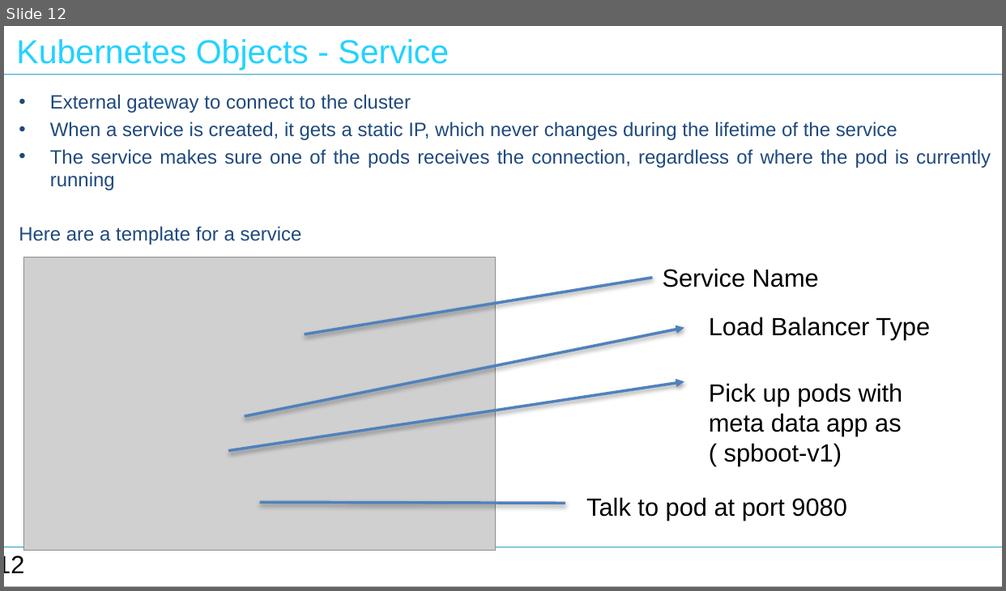
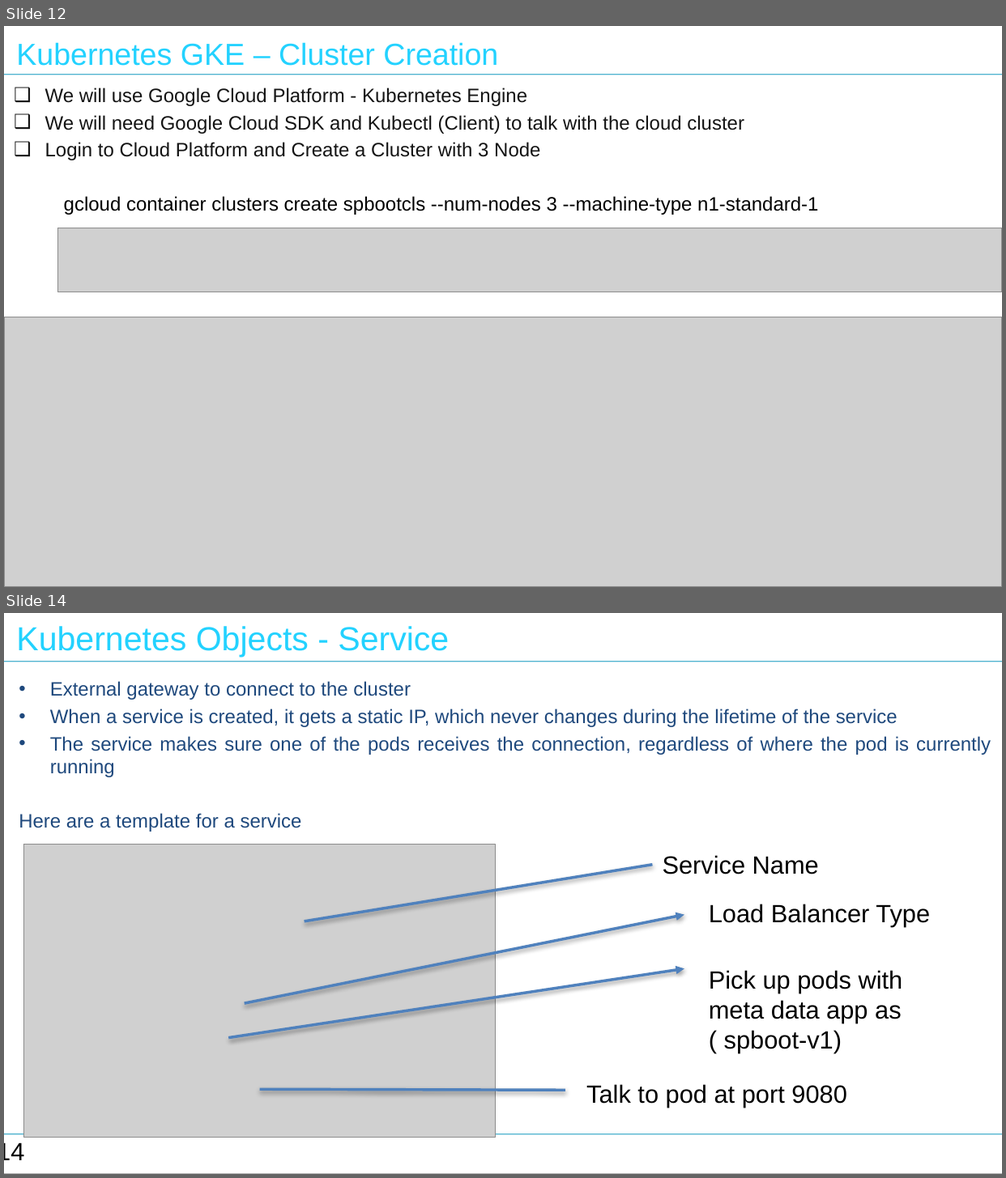
Before and after one commit to nilaybose/minikubedemo, a slide deck: docs/Tech Talk - Kubernetes.pptx. Shown one above the other, each under a label of ours: slide 12 before the commit, slides 12 and 14 after it; the slides between them are not shown. The pictures are 1006x591 and 1006x1178 pixels, drawn with LibreOffice and Linux fonts; fonts in the diff are those of the drawing; grey boxes stand for pictures. Boxes give left, top, right and bottom in pixels: in the first picture for what was removed or moved away, otherwise in the second. Text is boxed around its words. In the diff, an @@ line names an element or a change of style, - is before the commit and + after.

```diff
--- a/docs/Tech Talk - Kubernetes.pptx
+++ b/docs/Tech Talk - Kubernetes.pptx
@@ slide 12 added at box(4, 26, 1002, 587), background #FFFFFF; not listed: 3 template elements that a slide beside it also shows @@
@@ text added at box(16, 42, 498, 66), 22 pt, text #23D2FF @@
+Kubernetes GKE – Cluster Creation
@@ text added at box(45, 88, 818, 215), 14 pt, text #141414 @@
+❑ We will use Google Cloud Platform - Kubernetes Engine
+❑ We will need Google Cloud SDK and Kubectl (Client) to talk with the cloud cluster
+❑ Login to Cloud Platform and Create a Cluster with 3 Node
+  gcloud container clusters create spbootcls --num-nodes 3 --machine-type n1-standard-1
@@ picture added at box(58, 228, 1002, 292) @@
@@ picture added at box(4, 318, 1002, 587) @@
@@ what was slide 12 is now slide 14 @@
@@ page number at box(4, 1143, 24, 1161): text changed @@
-12
+14
```
Also in this commit, not shown: 4 slides changed, 1 other slide added, 2 other files.
